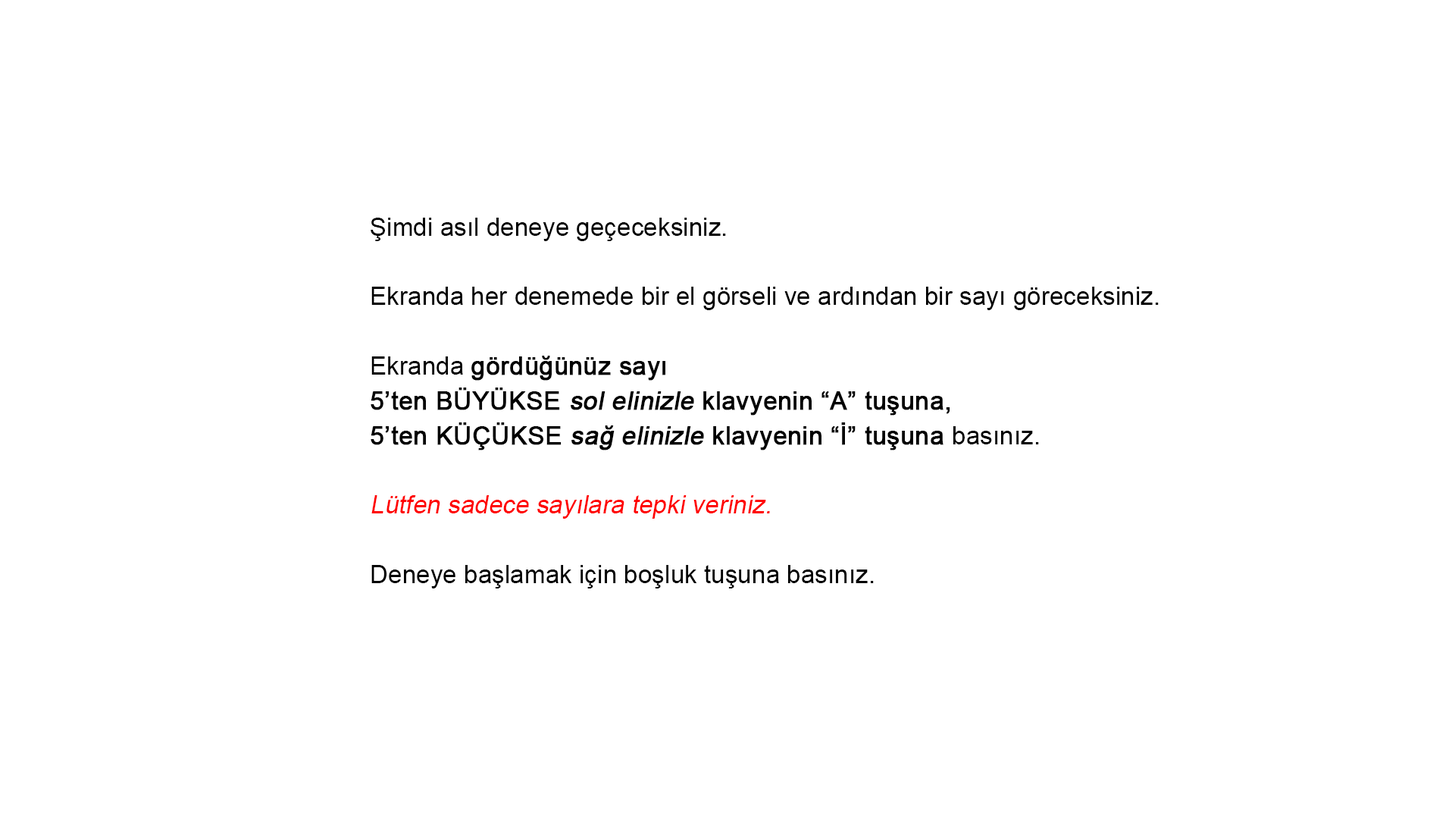
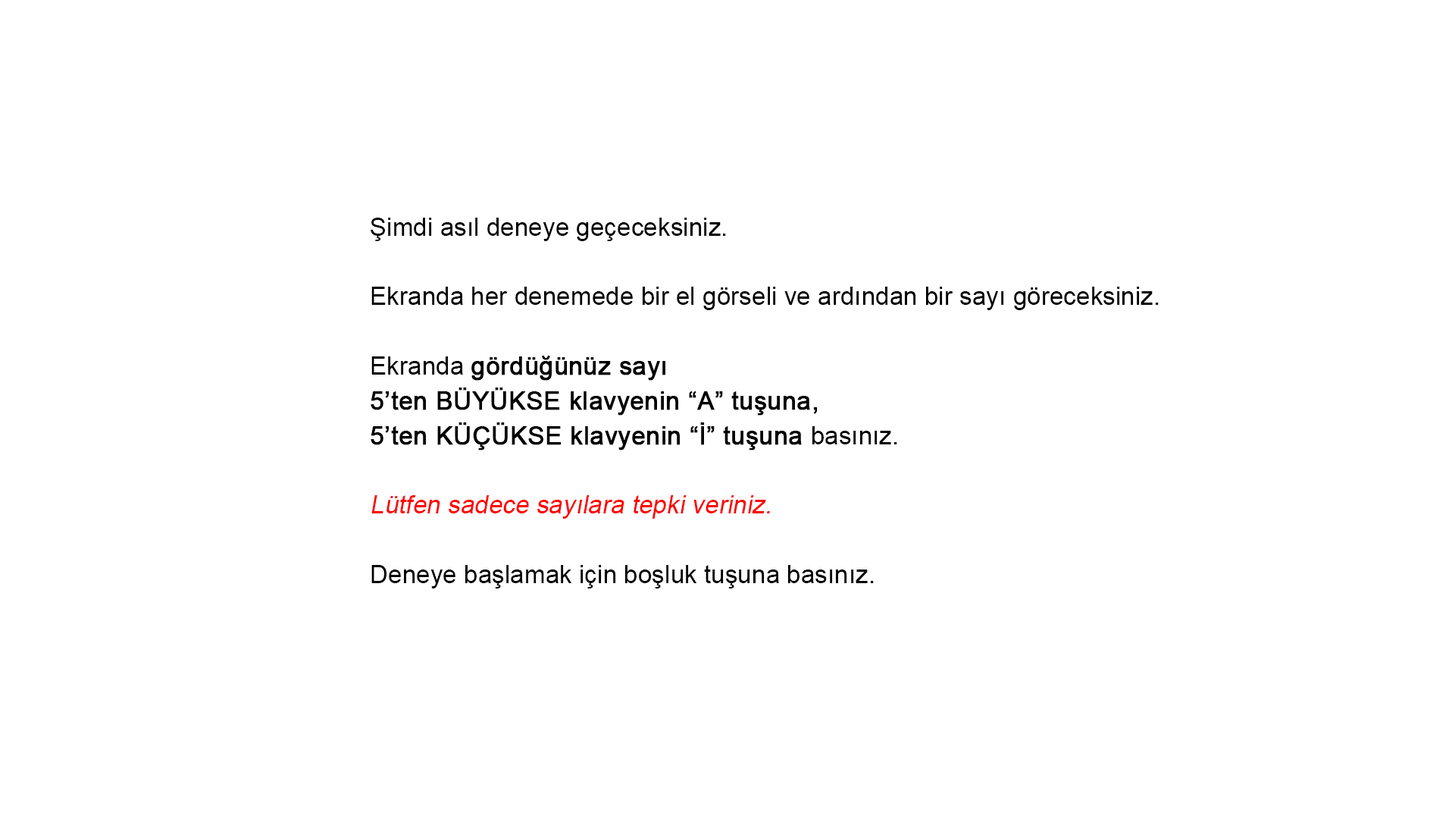
Two versions of the same layered image (1455x819). Layer-by-layer changes:
painted on "Şimdi asıl deneye geçeceksiniz. Ekranda her denemede bir el gö" over [570, 391, 1040, 451]
